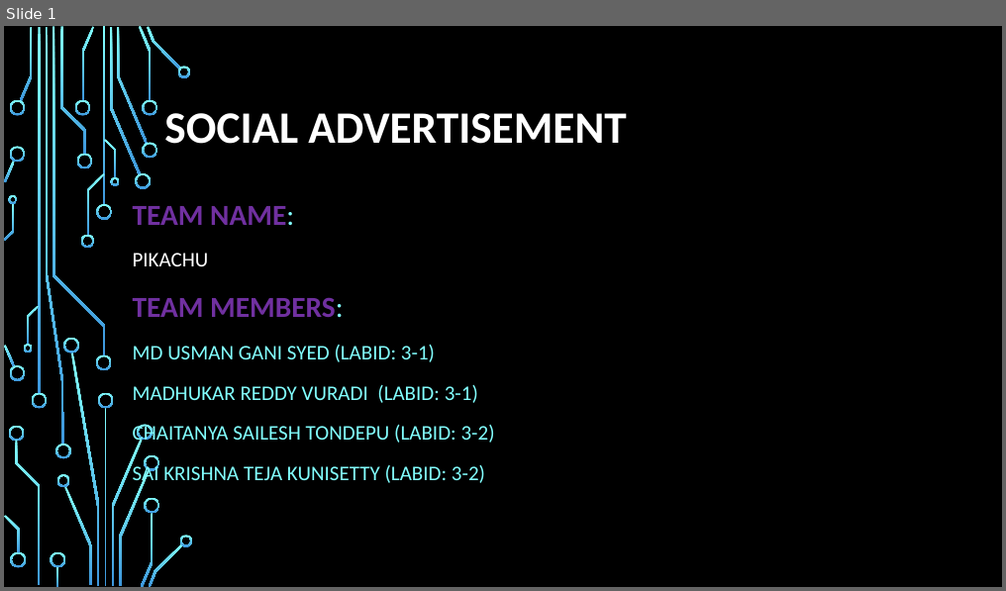
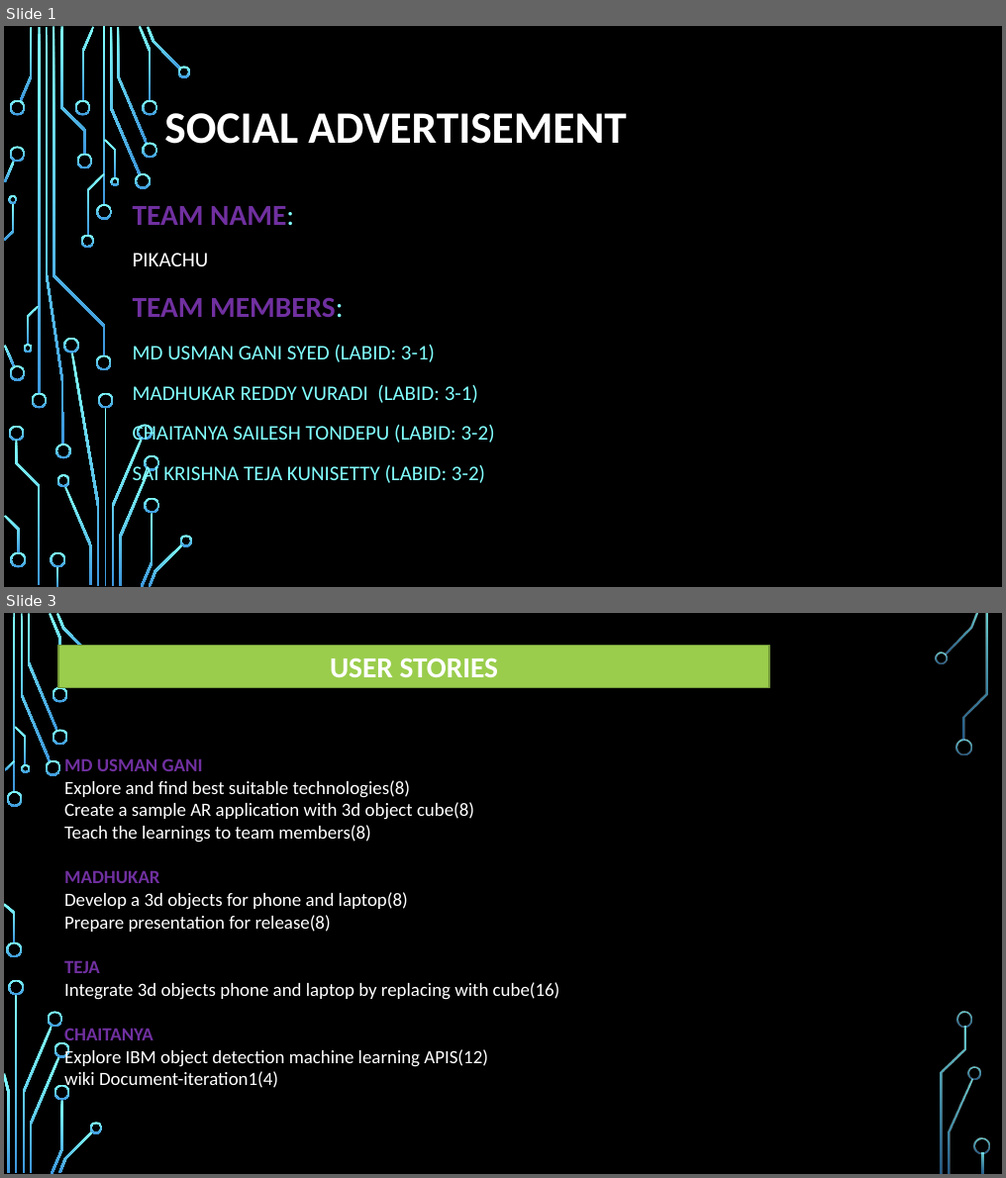
Before and after one commit to gani938/ASE-PROJECT, a slide deck: documentation/Presentation.pptx. Shown one above the other, each under a label of ours: slide 1 before the commit, slides 1 and 3 after it; the slides between them are not shown. The pictures are 1006x591 and 1006x1178 pixels, drawn with LibreOffice and Linux fonts; fonts in the diff are those of the drawing; background and template pictures are left out. Boxes give left, top, right and bottom in pixels: in the first picture for what was removed or moved away, otherwise in the second. Text is boxed around its words. In the diff, an @@ line names an element or a change of style, - is before the commit and + after.

```diff
--- a/documentation/Presentation.pptx
+++ b/documentation/Presentation.pptx
@@ slide 3 added at box(4, 613, 1002, 1174), background picture (left out) @@
@@ rectangle added at box(58, 646, 770, 688), fill #9ACD4C, outline #729838 1.25 pt, 28 pt, text #FFFFFF, bold @@
+USER STORIES
@@ text added at box(64, 759, 560, 1091), 18 pt, text #FFFFFF @@
+MD USMAN GANI
+Explore and find best suitable technologies(8)
+Create a sample AR application with 3d object cube(8)
+Teach the learnings to team members(8)
+MADHUKAR
+Develop a 3d objects for phone and laptop(8)
+Prepare presentation for release(8)
+TEJA
+Integrate 3d objects phone and laptop by replacing with cube(16)
+CHAITANYA
+Explore IBM object detection machine learning APIS(12)
+wiki Document-iteration1(4)
@@ group added at box(4, 613, 990, 1174): 32 freeform shapes, 3 rectangles @@
```
Also in this commit, not shown: 4 other slides added, 5 slides removed.
